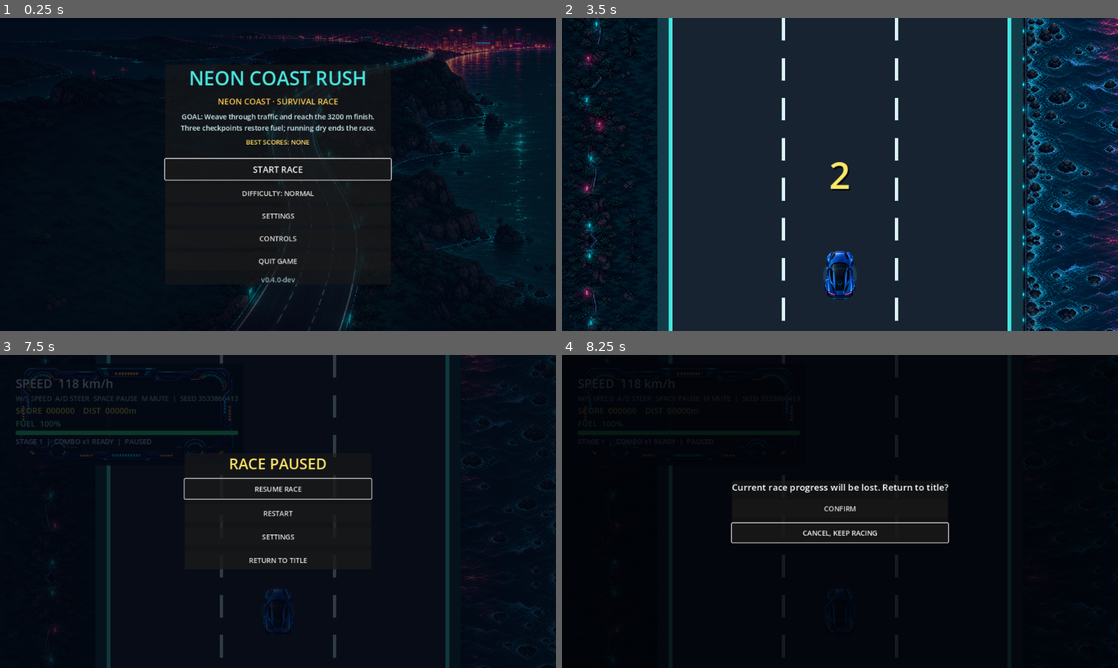
Above: before the commit, frames 1-4 (two rows, left to right).
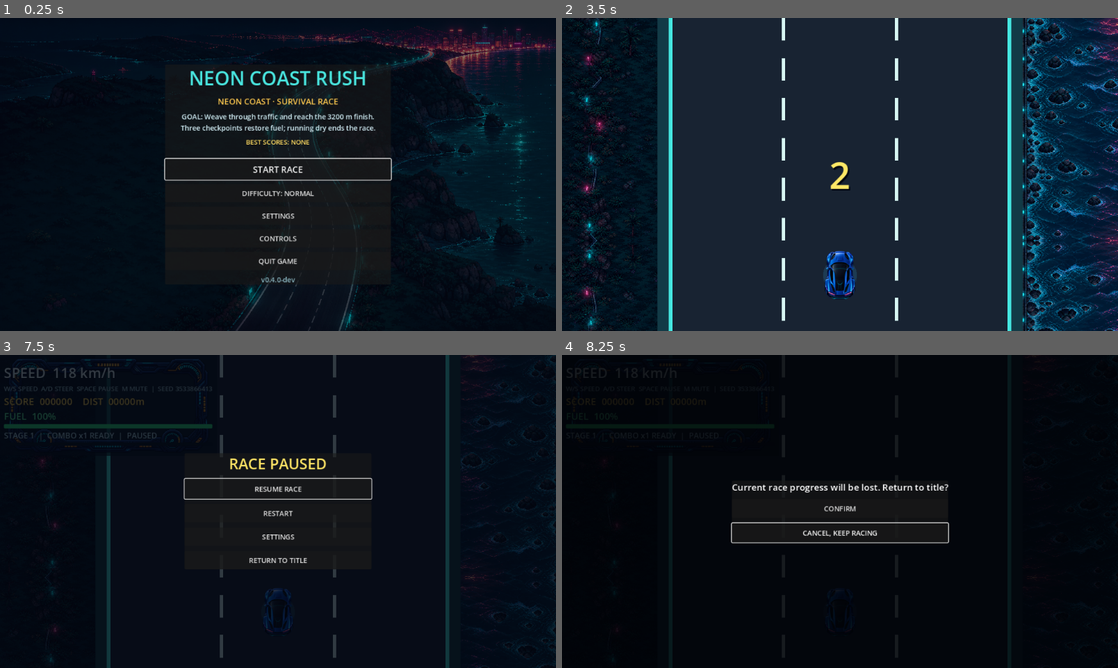
Above: after the commit, the same moments.

Repository: xiejiamincyq/car
Game: Godot game, scene res://scenes/main.tscn
The game is run twice, just before and just after one commit, with the same random seed, the same clock (stepped at 60 frames per second) and the same inputs.
Inputs:
- Up to frame 1 (0.25 s): no input
- Up to frame 2 (3.5 s): click "START RACE" at 0.5 s; click "01 NEON COAST" at 1.25 s; click "PULSE GT BALANCED" at 2 s; tap Enter at 2.75 s; hold Right (steer_right) from 2.78 s (still down); tap P at 2.85 s
- Up to frame 3 (7.5 s): tap R (restart_run) at 3.5, 5, 6.5 s; release Right (steer_right) at 3.53 s; hold Down (brake) 3.53-4.25 s; tap P at 3.6, 5.1, 6.6 s; click "CONFIRM" at 4.25 s; hold Right (steer_right) 5.03-5.75 s; click "CONFIRM" at 5.75 s; hold Up (accelerate) 6.53-7.25 s; click "CANCEL, KEEP RACING" at 7.25 s
- Up to frame 4 (8.25 s): click "RETURN TO TITLE" at 8 s

Frames 1-2 are identical in both runs. In frame 3, 2.7% of the frame differs, in the area x 0-43%, y 0-36%; in frame 4, less than 0.1%.

Commit message:
fix: clarify HUD and fit result actions

Diff:
--- a/scenes/main.tscn
+++ b/scenes/main.tscn
@@ -59,10 +59,8 @@
 
 [node name="RaceHUD" type="Control" parent="CanvasLayer"]
 visible = false
-offset_left = 24.0
-offset_top = 20.0
-offset_right = 560.0
-offset_bottom = 254.0
+offset_right = 500.0
+offset_bottom = 232.0
 
 [node name="Panel" type="ColorRect" parent="CanvasLayer/RaceHUD"]
 layout_mode = 1
@@ -71,7 +69,7 @@
 anchor_bottom = 1.0
 grow_horizontal = 2
 grow_vertical = 2
-color = Color(0.02, 0.07, 0.12, 0.94)
+color = Color(0.02, 0.07, 0.12, 0.7)
 mouse_filter = 2
 
 [node name="HUDFrame" type="TextureRect" parent="CanvasLayer/RaceHUD"]
@@ -82,6 +80,7 @@
 grow_horizontal = 2
 grow_vertical = 2
 texture = ExtResource("3_hud_frame")
+modulate = Color(1, 1, 1, 0.82)
 expand_mode = 1
 stretch_mode = 0
 mouse_filter = 2
@@ -91,10 +90,10 @@
 anchors_preset = 15
 anchor_right = 1.0
 anchor_bottom = 1.0
-offset_left = 48.0
-offset_top = 32.0
-offset_right = -48.0
-offset_bottom = -40.0
+offset_left = 30.0
+offset_top = 20.0
+offset_right = -32.0
+offset_bottom = -26.0
 grow_horizontal = 2
 grow_vertical = 2
 theme_override_constants/separation = 3
@@ -102,7 +101,11 @@
 [node name="Speed" type="Label" parent="CanvasLayer/RaceHUD/Rows"]
 layout_mode = 2
 theme_override_colors/font_color = Color(0.9, 0.98, 1, 1)
-theme_override_font_sizes/font_size = 28
+theme_override_colors/font_outline_color = Color(0.01, 0.04, 0.08, 0.95)
+theme_override_constants/outline_size = 4
+theme_override_constants/shadow_offset_x = 2
+theme_override_constants/shadow_offset_y = 2
+theme_override_font_sizes/font_size = 32
 text = ""
 
 [node name="Position" type="Label" parent="CanvasLayer/RaceHUD/Rows"]
@@ -112,18 +115,24 @@
 [node name="ControlsHint" type="Label" parent="CanvasLayer/RaceHUD/Rows"]
 layout_mode = 2
 theme_override_colors/font_color = Color(0.62, 0.79, 0.84, 1)
-theme_override_font_sizes/font_size = 16
+theme_override_colors/font_outline_color = Color(0.01, 0.04, 0.08, 0.9)
+theme_override_constants/outline_size = 2
+theme_override_font_sizes/font_size = 15
 text = ""
 
 [node name="Score" type="Label" parent="CanvasLayer/RaceHUD/Rows"]
 layout_mode = 2
 theme_override_colors/font_color = Color(1, 0.86, 0.38, 1)
-theme_override_font_sizes/font_size = 19
+theme_override_colors/font_outline_color = Color(0.1, 0.045, 0.005, 0.95)
+theme_override_constants/outline_size = 4
+theme_override_font_sizes/font_size = 22
 
 [node name="Fuel" type="Label" parent="CanvasLayer/RaceHUD/Rows"]
 layout_mode = 2
 theme_override_colors/font_color = Color(0.4, 0.98, 0.68, 1)
-theme_override_font_sizes/font_size = 19
+theme_override_colors/font_outline_color = Color(0.005, 0.08, 0.045, 0.95)
+theme_override_constants/outline_size = 4
+theme_override_font_sizes/font_size = 22
 
 [node name="FuelGauge" type="ProgressBar" parent="CanvasLayer/RaceHUD/Rows"]
 custom_minimum_size = Vector2(0, 10)
@@ -136,7 +145,9 @@
 [node name="RunStatus" type="Label" parent="CanvasLayer/RaceHUD/Rows"]
 layout_mode = 2
 theme_override_colors/font_color = Color(0.72, 0.9, 0.96, 1)
-theme_override_font_sizes/font_size = 16
+theme_override_colors/font_outline_color = Color(0.01, 0.04, 0.08, 0.9)
+theme_override_constants/outline_size = 3
+theme_override_font_sizes/font_size = 18
 
 [node name="ProgressGauge" type="ProgressBar" parent="CanvasLayer/RaceHUD/Rows"]
 custom_minimum_size = Vector2(0, 8)
@@ -546,15 +557,15 @@
 grow_vertical = 2
 
 [node name="Card" type="PanelContainer" parent="CanvasLayer/ResultScreen/Center"]
-custom_minimum_size = Vector2(500, 0)
+custom_minimum_size = Vector2(480, 0)
 layout_mode = 2
 
 [node name="Content" type="VBoxContainer" parent="CanvasLayer/ResultScreen/Center/Card"]
 layout_mode = 2
-theme_override_constants/separation = 14
+theme_override_constants/separation = 8
 
 [node name="ResultEmblem" type="TextureRect" parent="CanvasLayer/ResultScreen/Center/Card/Content"]
-custom_minimum_size = Vector2(160, 160)
+custom_minimum_size = Vector2(96, 96)
 layout_mode = 2
 texture = ExtResource("6_result_emblem")
 expand_mode = 3
@@ -563,7 +574,7 @@
 
 [node name="Heading" type="Label" parent="CanvasLayer/ResultScreen/Center/Card/Content"]
 layout_mode = 2
-theme_override_font_sizes/font_size = 36
+theme_override_font_sizes/font_size = 30
 text = ""
 horizontal_alignment = 1
 
@@ -571,31 +582,31 @@
 visible = false
 layout_mode = 2
 theme_override_colors/font_color = Color(1, 0.86, 0.25, 1)
-theme_override_font_sizes/font_size = 25
+theme_override_font_sizes/font_size = 22
 text = ""
 horizontal_alignment = 1
 
 [node name="Summary" type="Label" parent="CanvasLayer/ResultScreen/Center/Card/Content"]
 layout_mode = 2
 theme_override_colors/font_color = Color(0.83, 0.94, 0.97, 1)
-theme_override_font_sizes/font_size = 19
+theme_override_font_sizes/font_size = 17
 text = ""
 horizontal_alignment = 1
 
 [node name="BestScores" type="Label" parent="CanvasLayer/ResultScreen/Center/Card/Content"]
 layout_mode = 2
 theme_override_colors/font_color = Color(1, 0.86, 0.38, 1)
-theme_override_font_sizes/font_size = 15
+theme_override_font_sizes/font_size = 13
 text = ""
 horizontal_alignment = 1
 
 [node name="ReplayButton" type="Button" parent="CanvasLayer/ResultScreen/Center/Card/Content"]
-custom_minimum_size = Vector2(0, 46)
+custom_minimum_size = Vector2(0, 40)
 layout_mode = 2
 text = ""
 
 [node name="TitleButton" type="Button" parent="CanvasLayer/ResultScreen/Center/Card/Content"]
-custom_minimum_size = Vector2(0, 42)
+custom_minimum_size = Vector2(0, 40)
 layout_mode = 2
 text = ""
 
--- a/tests/test_hud_layout.gd
+++ b/tests/test_hud_layout.gd
@@ -26,11 +26,22 @@
 		await process_frame
 		var panel: Control = main.get_node("CanvasLayer/RaceHUD/Panel")
 		var hud: Control = main.get_node("CanvasLayer/RaceHUD")
+		assert(hud.position.is_equal_approx(Vector2.ZERO), "The HUD must sit flush against the top-left viewport corner")
+		assert(is_equal_approx(panel.color.a, 0.70), "The HUD background must use seventy-percent opacity")
+		assert(main.speed_label.get_theme_font_size("font_size") >= 32 and main.speed_label.get_theme_constant("outline_size") >= 3, "Primary HUD numbers must be larger and outlined")
 		assert(panel.get_global_rect().size.y > 0.0, "HUD panel must receive an actual layout rect")
 		for label_name in ["Speed", "ControlsHint", "Score", "Fuel", "RunStatus"]:
 			var label: Control = main.get_node("CanvasLayer/RaceHUD/Rows/" + label_name)
 			assert(hud.get_global_rect().encloses(label.get_global_rect()), "%s HUD label must fit at %s" % [label_name, size])
 			assert(panel.get_global_rect().encloses(label.get_global_rect()), "%s must not be clipped by its panel at %s" % [label_name, size])
+		main.run.end()
+		main._update_hud()
+		await process_frame
+		var result_screen: Control = main.get_node("CanvasLayer/ResultScreen")
+		for button_name in ["ReplayButton", "TitleButton"]:
+			var button: Control = main.get_node("CanvasLayer/ResultScreen/Center/Card/Content/" + button_name)
+			assert(result_screen.get_global_rect().encloses(button.get_global_rect()), "%s must remain fully visible at %s" % [button_name, size])
+		main._replay_run()
 	root.content_scale_size = Vector2i(1280, 720)
 	main.free()
 	quit()
